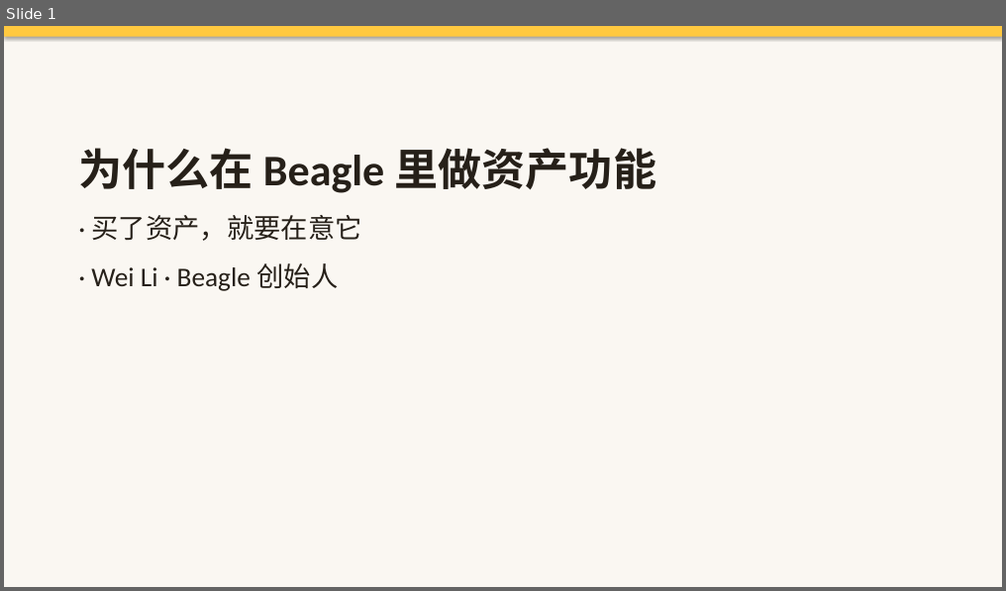
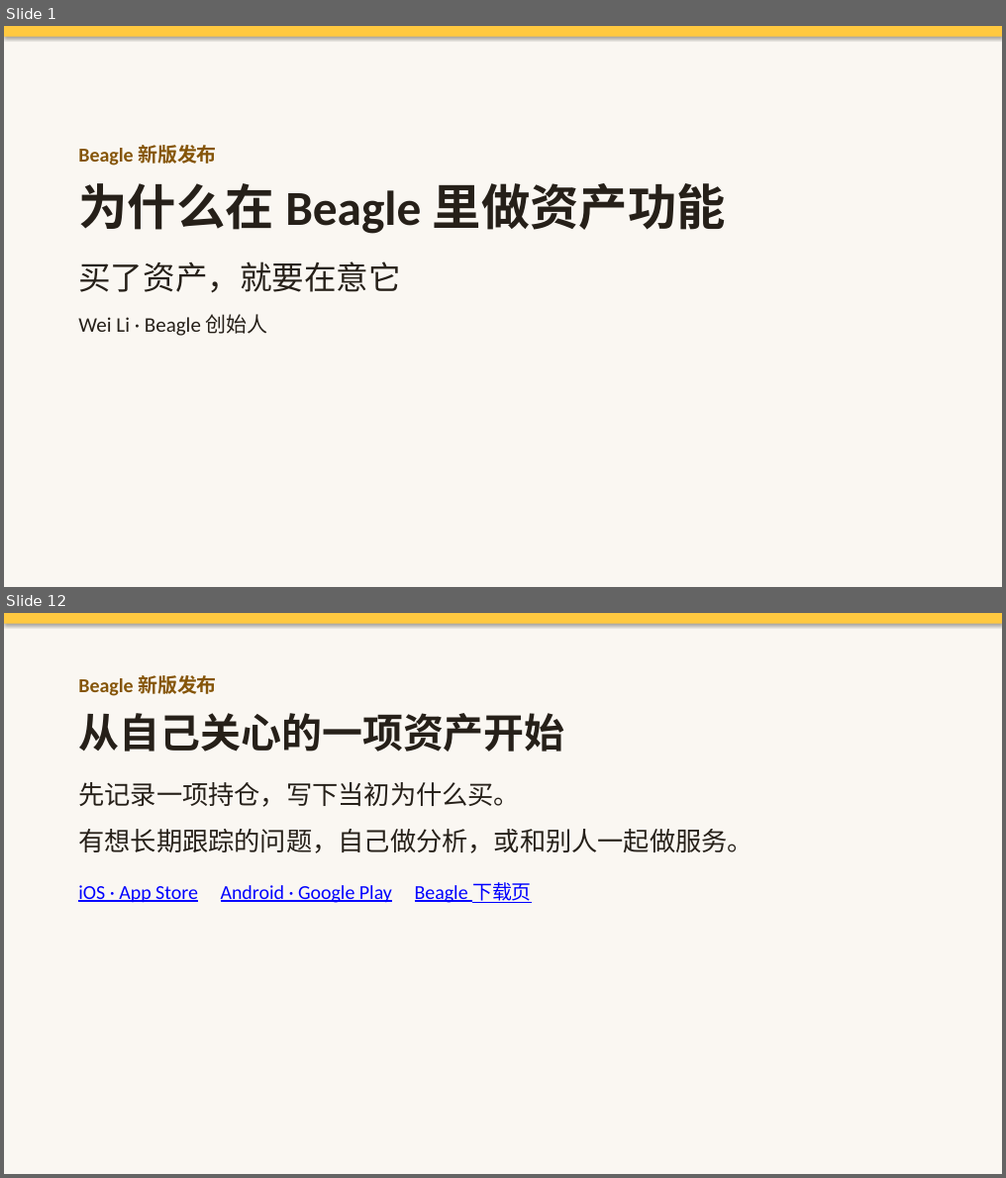
Before and after one commit to licodefun/beagle-voice-agent, a slide deck: decks/beagle-founder-take-deck.pptx. Shown one above the other, each under a label of ours: slide 1 before the commit, slides 1 and 12 after it; the slides between them are not shown. The pictures are 1006x591 and 1006x1178 pixels, drawn with LibreOffice and Linux fonts; fonts in the diff are those of the drawing. Boxes give left, top, right and bottom in pixels: in the first picture for what was removed or moved away, otherwise in the second. Text is boxed around its words. In the diff, an @@ line names an element or a change of style, - is before the commit and + after.

Commit message:
Replace founder deck with Wei's final version (Beagle new-version launch) and add his PDF export

```diff
--- a/decks/beagle-founder-take-deck.pptx
+++ b/decks/beagle-founder-take-deck.pptx
@@ slide 12 added at (4,613,1002,1174), background #FAF7F2 @@
@@ rectangle added at (4,613,1002,624), fill #FFC940 @@
@@ text added at (78,675,753,903), 19 pt, text #262019 @@
+Beagle 新版发布
+从自己关心的一项资产开始
+先记录一项持仓，写下当初为什么买。
+有想长期跟踪的问题，自己做分析，或和别人一起做服务。
+iOS · App Store Android · Google Play Beagle 下载页
@@ slide 1 changed as well @@
@@ text at (78,145,217,166): paragraph added @@
+Beagle 新版发布
@@ text at (78,183,726,234): size 42 to 47 pt in "为什么在 Beagle 里做资产功能"; less space between paragraphs @@
@@ text at (78,262,400,336): text changed; size 26 to 20 pt @@
-· 买了资产，就要在意它
-· Wei Li · Beagle 创始人
+买了资产，就要在意它
+Wei Li · Beagle 创始人
```
Also in this commit, not shown: 10 other slides added, 11 slides removed, 1 other file.
